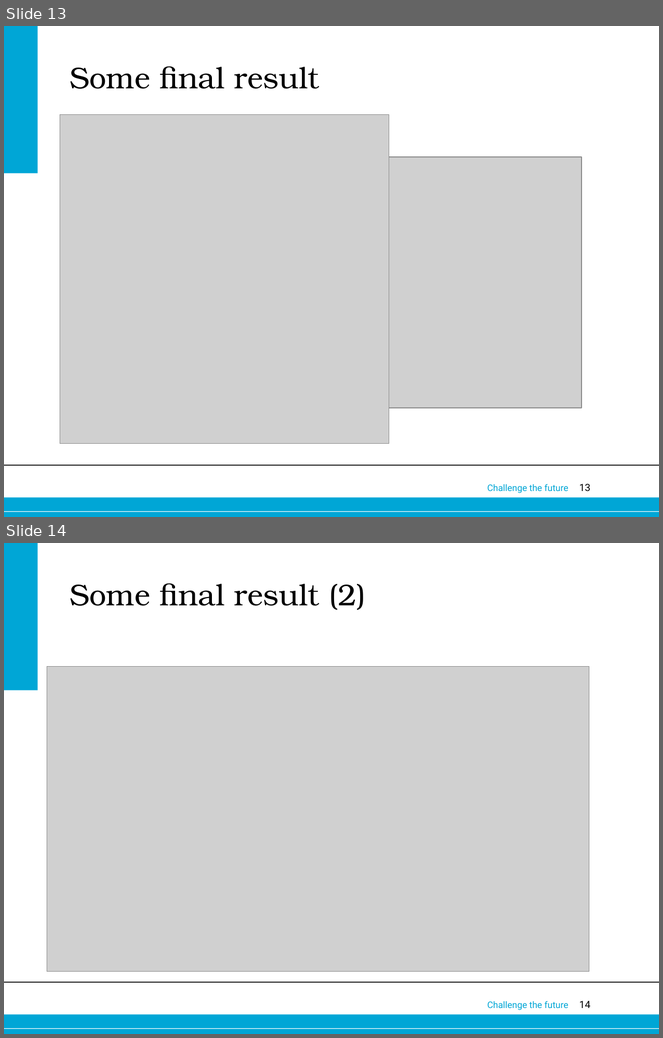
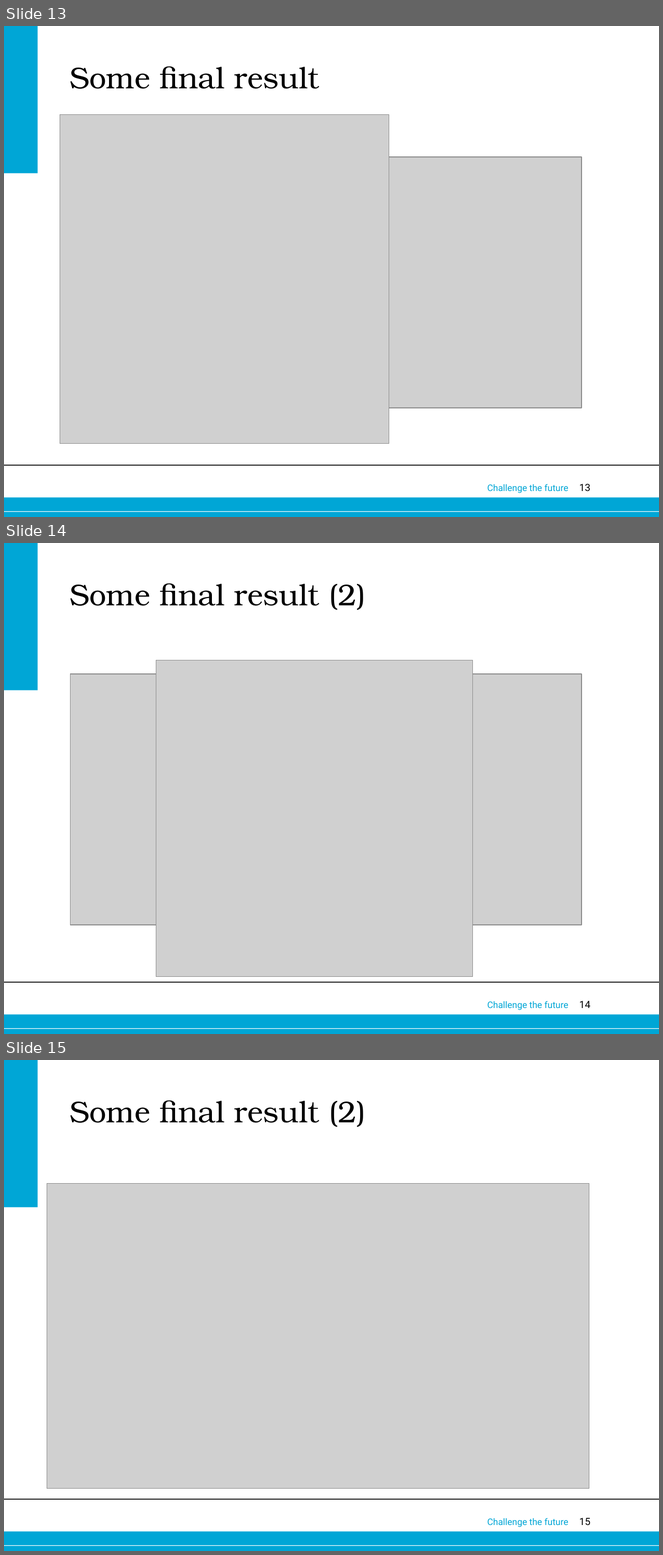
Before and after one commit to wmorssink/raytracert, a slide deck: RayTracing.ppt. Shown one above the other, each under a label of ours: slides 13 and 14 before the commit, slides 13, 14 and 15 after it. The pictures are 663x1038 and 663x1555 pixels, drawn with LibreOffice and Linux fonts; fonts in the diff are those of the drawing; grey boxes stand for pictures; background and template pictures are left out. Boxes give left, top, right and bottom in pixels: in the first picture for what was removed or moved away, otherwise in the second. Text is boxed around its words. In the diff, an @@ line names an element or a change of style, - is before the commit and + after.

Commit message:
Changed ray tracing picture

```diff
--- a/RayTracing.ppt
+++ b/RayTracing.ppt
@@ slide 14 added at box(4, 543, 659, 1034), background #FFFFFF; not listed: 6 template elements that a slide beside it also shows @@
@@ title added at box(70, 583, 365, 610), 33 pt, text #000000 @@
+Some final result (2)
@@ picture added at box(156, 661, 473, 977) @@
@@ picture added at box(70, 674, 582, 926) @@
@@ what was slide 14 is now slide 15 @@
@@ page number at box(580, 1518, 591, 1525): text changed @@
-14
+15
```
